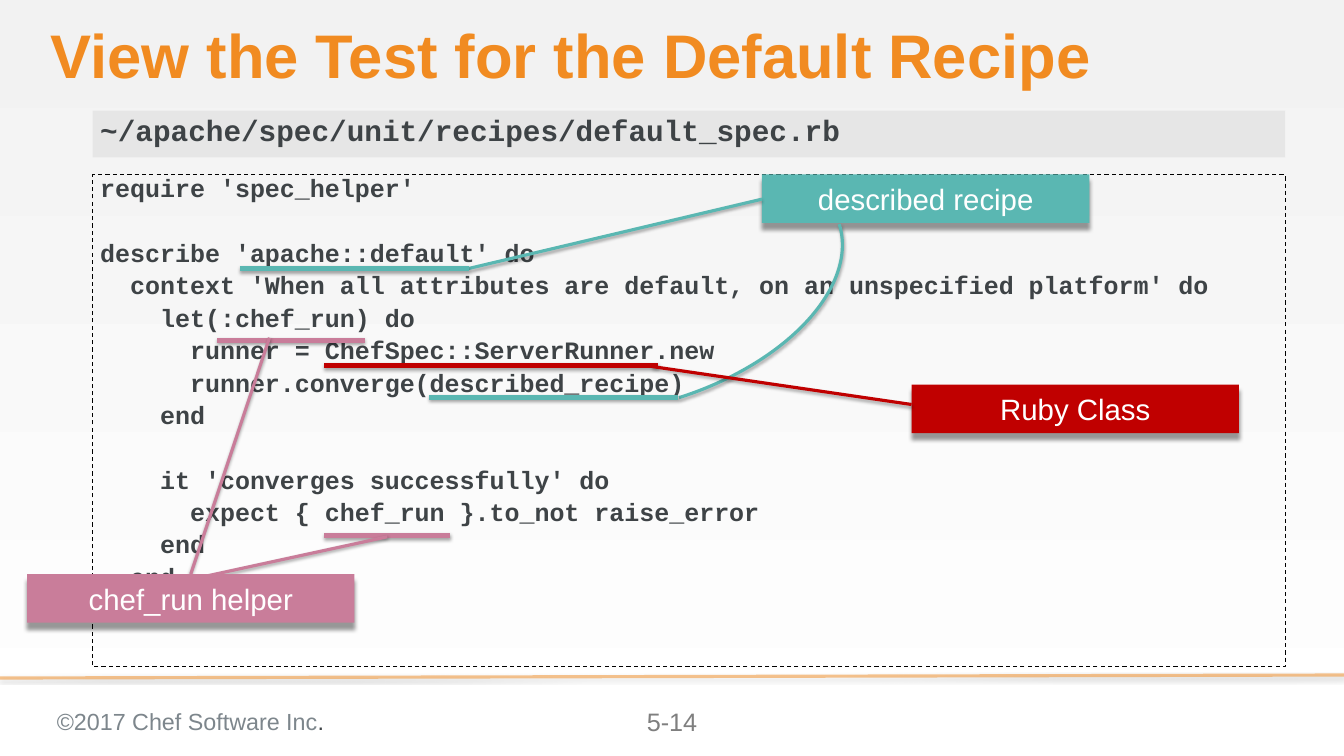
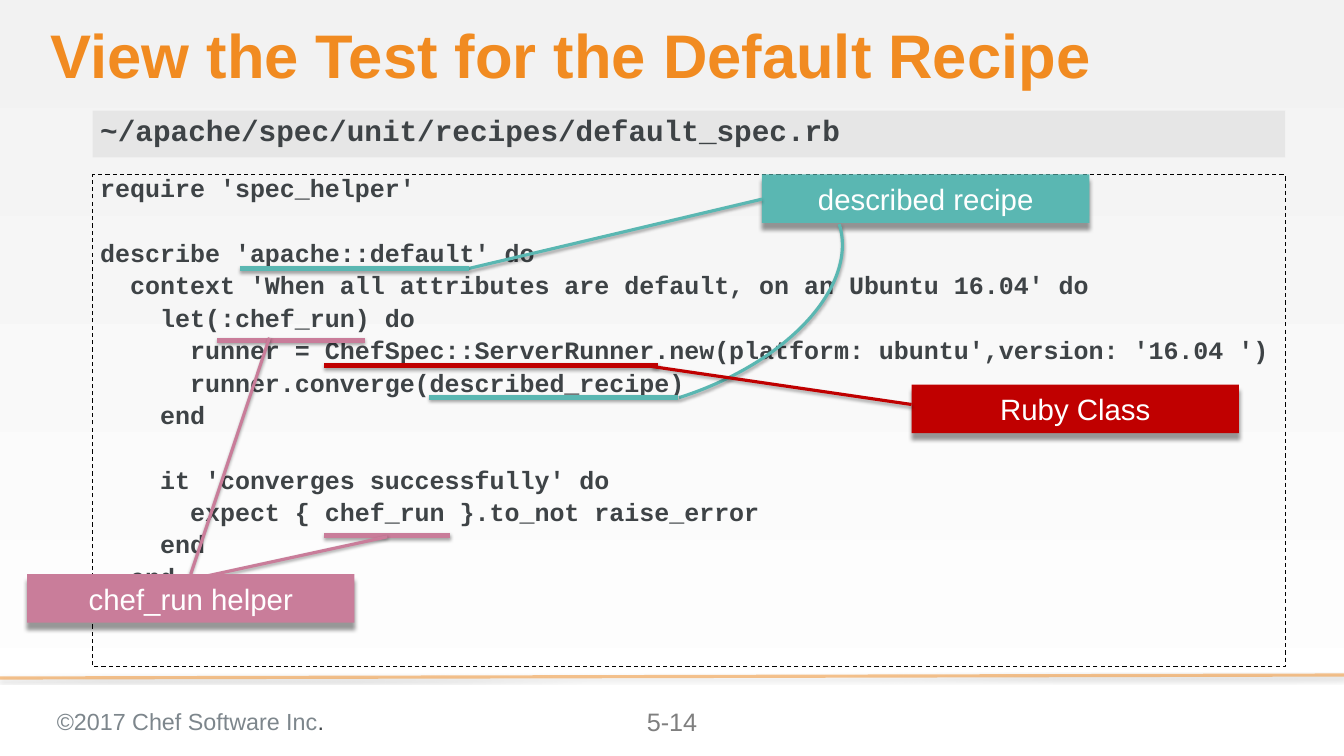
Before and after one commit to ericheiser/chef-intermediate, a slide deck: slide 14 of 05-faster_feedback_with_unit_testing.pptx. Drawn at 1344x756 pixels with LibreOffice and Linux fonts; fonts in the diff are those of the drawing; background and template pictures are left out. Boxes give left, top, right and bottom in pixels: in the first picture for what was removed or moved away, otherwise in the second. Text is boxed around its words. In the diff, an @@ line names an element or a change of style, - is before the commit and + after.

Commit message:
Fixes #117 the unspecifed platform in the specs are gone
It now defaults to CentOS and encourages the learner to make the
changes immediately.

```diff
--- a/05-faster_feedback_with_unit_testing.pptx
+++ b/05-faster_feedback_with_unit_testing.pptx
@@ text at [130, 276, 1089, 302]: text changed @@
-context 'When all attributes are default, on an unspecified platform' do
+context 'When all attributes are default, on an Ubuntu 16.04' do
@@ text at [190, 341, 1224, 367]: text changed @@
-runner = ChefSpec::ServerRunner.new
+runner = ChefSpec::ServerRunner.new(platform: ubuntu',version: '16.04 ')
```
Also in this commit, not shown: 7 other slides changed, 1 slide added, 3 other files.
